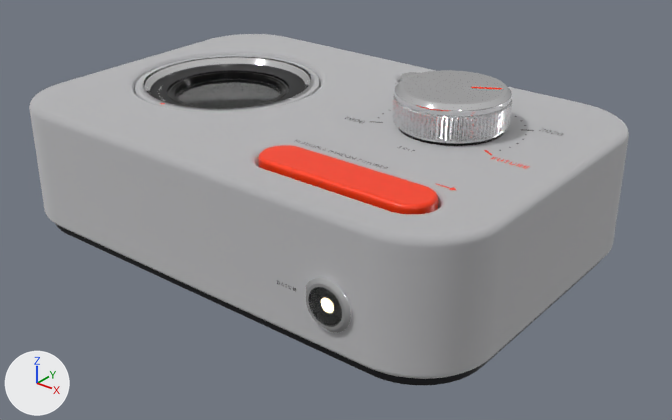
A saved change to the glTF model temporal-projector/assets/zeitlinse.glb.
Both versions are drawn from a 50 mm camera at (0.108, -0.1295, 0.086) aimed at (0.0066, -0.0028, 0.0074). The lights are fixed; the arrows at lower left show +X, +Y and +Z. The first picture is the older version. Vertices at exactly the same position are counted once.

Objects in the first picture: 'body', 'dial', 'prf_key' and 1 more.
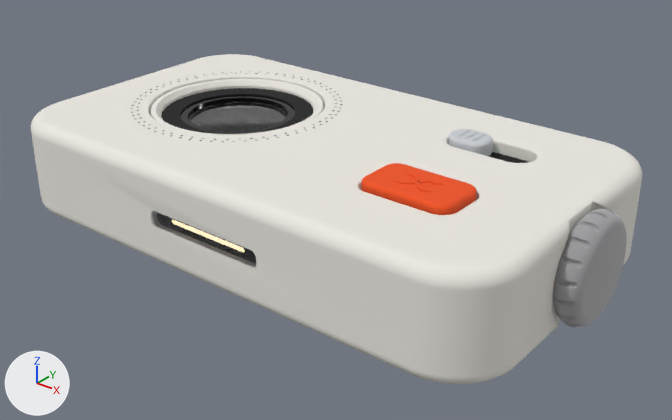
Location of each change, (x1, y1, x2, y2) in pixels of the pictures (672 x 420 px):
'body', reshaped
    before: (29, 34, 629, 385)
    after: (31, 54, 642, 384)
'dial', reshaped, moved (38% narrower, 60% taller)
    before: (393, 70, 512, 144)
    after: (553, 209, 627, 328)
'prf_key', reshaped, moved (36% narrower, 24% shorter)
    before: (258, 145, 438, 214)
    after: (361, 163, 476, 215)
part 1 of me_body_001, rebuilt
    before: (29, 34, 629, 379)
    after: (31, 54, 642, 384)
part 2 of me_body_001, rebuilt
    before: (135, 55, 319, 113)
    after: (151, 79, 324, 136)
part 3 of me_body_001, rebuilt (not visible afterwards)
    before: (56, 224, 600, 385)
part 4 of me_body_001, deleted
    before: (158, 79, 563, 333)
part 5 of me_body_001, cut back
    after: (131, 72, 342, 267)
part 6 of me_body_001, added (mostly hidden)
    after: (489, 152, 528, 163)
part 8 of me_prf_key_001, added (orange)
    after: (361, 163, 476, 215)
part 9 of me_prf_key_001, deleted (red)
    before: (258, 145, 438, 214)

Diff of the bpy script that builds the scene:
```diff
--- a/temporal-projector/assets/zeitlinse.glb.py
+++ b/temporal-projector/assets/zeitlinse.glb.py
@@ me_body_001 @@
-me_body_001.from_pydata(...)  # 39178 vertices, 59946 faces; spans x -0.052..0.052, y -0.036..0.035, z 0.0..0.0265
-me_body_001.materials.append(mat_alu_beadblast)  # light grey #dadadb
-me_body_001.materials.append(mat_base_graphite)  # dark grey #3f3f42
-me_body_001.materials.append(mat_black_matte)  # black #0d0d0d
-me_body_001.materials.append(mat_alu_polished)  # white #f3f3f5
+me_body_001.from_pydata(...)  # 25185 vertices, 47966 faces; spans x -0.056..0.056, y -0.032..0.032, z 0.0..0.021
+# me_body_001 part 1: the loose piece of 5856 vertices spanning x -0.052..0.052, y -0.035..0.035, z 0.002..0.026 is rebuilt with 11523 vertices and now spans x -0.056..0.056, y -0.032..0.032, z 0.001..0.021, in mat_body_warm_white (white #ece9e2)
+# me_body_001 part 2: the loose piece of 4803 vertices spanning x -0.045..-0.007, y -0.017..0.021, z 0.014..0.0256 is rebuilt with 3361 vertices and now spans x -0.042..-0.006, y -0.0155..0.0205, z 0.0125..0.0207
+# me_body_001 part 3: the loose piece of 1216 vertices spanning x -0.0504..0.0504, y -0.0334..0.0334, z 0.0..0.0026 is rebuilt with 1672 vertices and now spans x -0.052..0.052, y -0.028..0.028, z 0.0..0.0012, in mat_p_black (black #1a1a1b)
+# me_body_001 part 4: 144 loose pieces with 23928 vertices, spanning x -0.0384..0.0452, y -0.036..0.0301, z 0.0064..0.0265, are deleted
+# me_body_001 part 5: 41 vertices moved within x -0.0292..-0.0248, y -0.001..0.0044, z 0.0182..0.0184; 2909 vertices removed from x -0.0455..-0.0065, y -0.0175..0.0215, z 0.012..0.0184; 7330 vertices added at x -0.0459..0.0131, y -0.0317..0.0244, z 0.0092..0.021
+# me_body_001 part 6: 545 vertices added at x 0.0204..0.0551, y -0.0161..0.018, z 0.0088..0.0187
+# other edits to the shape of me_body_001 do not show in these pictures
 me_body_001.materials.append(mat_black_anodized)
-me_body_001.materials.append(mat_black_gloss)  # black #191919
 me_body_001.materials.append(mat_coated_glass)
 me_body_001.materials.append(mat_projector_core)
-me_body_001.materials.append(mat_ink_white)  # light grey #e1e1df
-me_body_001.materials.append(mat_ink_orange)  # red #ff380d
-me_body_001.materials.append(mat_ink_graphite)  # black #161618
-me_body_001.materials.append(mat_led_green)  # black #000000, glowing green #6cff89
 me_body_001.materials.append(mat_front_core)
+me_body_001.materials.append(mat_body_warm_white)  # white #ece9e2
+me_body_001.materials.append(mat_p_black)  # black #1a1a1b
+me_body_001.materials.append(mat_p_black_gloss)  # black #0b0b0c
+me_body_001.materials.append(mat_p_gap)  # black #070707
+me_body_001.materials.append(mat_power_on)  # black #000000, glowing green #89ffaa
@@ me_dial @@
-me_dial.from_pydata(...)  # 5364 vertices, 10380 faces; spans x -0.0106..0.0106, y -0.0106..0.0106, z 0.0004..0.0075
-me_dial.materials.append(mat_alu_knurl)  # white #eaeaeb
-me_dial.materials.append(mat_alu_polished)  # white #f3f3f5
-me_dial.materials.append(mat_alu_machined)  # white #efeff0
-me_dial.materials.append(mat_ink_orange)  # red #ff380d
+me_dial.from_pydata(...)  # 8396 vertices, 16788 faces; spans x 0.0..0.0053, y -0.01..0.01, z -0.01..0.01
+# me_dial part 7: 4 vertices moved within x 0.0015, y -0.0098..0.0098, z 0.0005..0.0007; 5357 vertices removed from x -0.0106..0.0106, y -0.0106..0.0106, z 0.0004..0.0075; 8389 vertices added at x 0.0..0.0053, y -0.01..0.01, z -0.01..0.01
+me_dial.materials.append(mat_alu_beadblast)  # light grey #ceced0
@@ me_prf_key_001 @@
-me_prf_key_001.from_pydata(...)  # 1184 vertices, 2364 faces; spans x -0.017..0.017, y -0.0043..0.0043, z -0.004..0.0008
-me_prf_key_001.materials.append(mat_signal_orange)  # red #ff3c0d
+me_prf_key_001.from_pydata(...)  # 1656 vertices, 3292 faces; spans x 0.021..0.039, y -0.0155..-0.0045, z 0.018..0.0225
+# me_prf_key_001 part 8: 1656 vertices added at x 0.021..0.039, y -0.0155..-0.0045, z 0.018..0.0225
+# me_prf_key_001 part 9: 1184 vertices removed from x -0.017..0.017, y -0.0043..0.0043, z -0.004..0.0008
+me_prf_key_001.materials.append(mat_p_orange)  # orange #f0531f
@@ ob_dial @@
 ob_dial = bpy.data.objects.new('dial', me_dial)
-ob_dial.location = (0.025, 0.0075, 0.026)
+ob_dial.location = (0.055, 0.0, 0.0112)
@@ ob_prf_key @@
 ob_prf_key = bpy.data.objects.new('prf_key', me_prf_key_001)
-ob_prf_key.location = (0.024, -0.0225, 0.026)
+ob_prf_key.location = (0.0, 0.0, 0.0)
```
